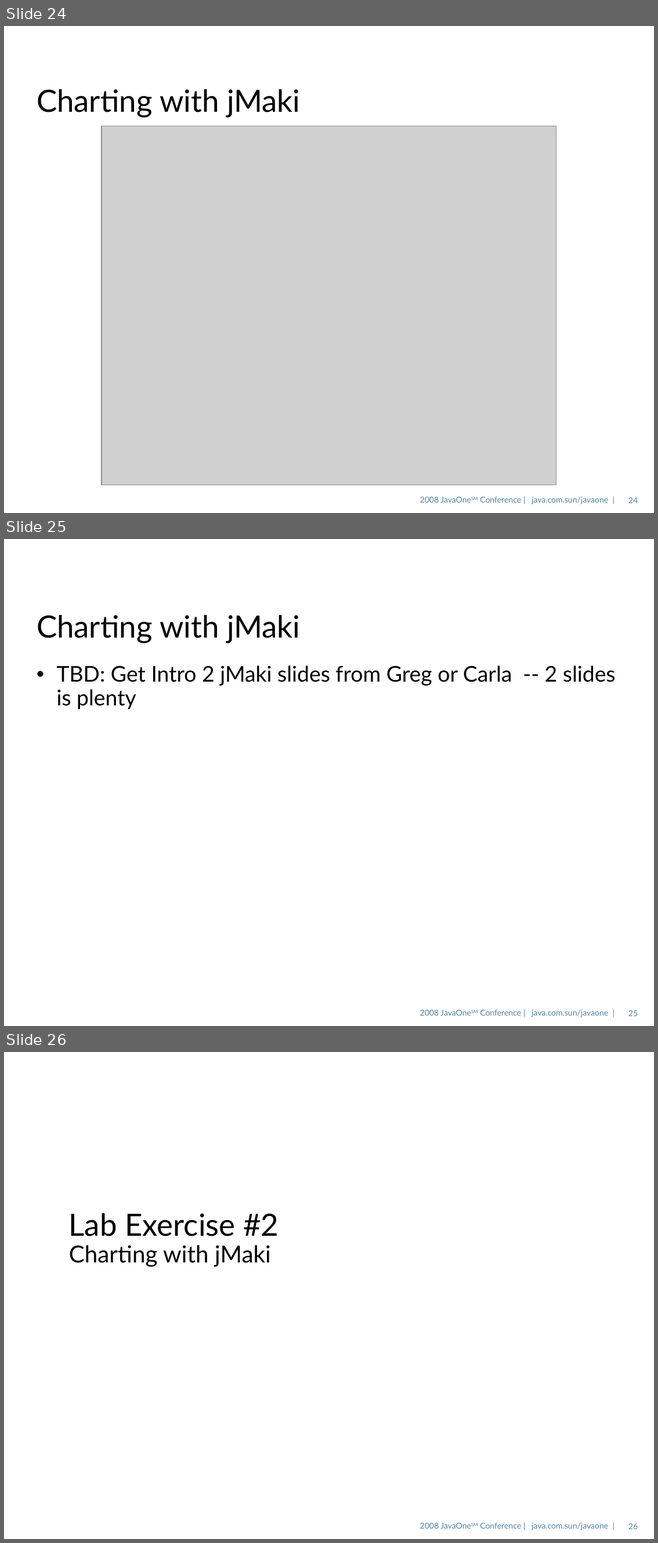
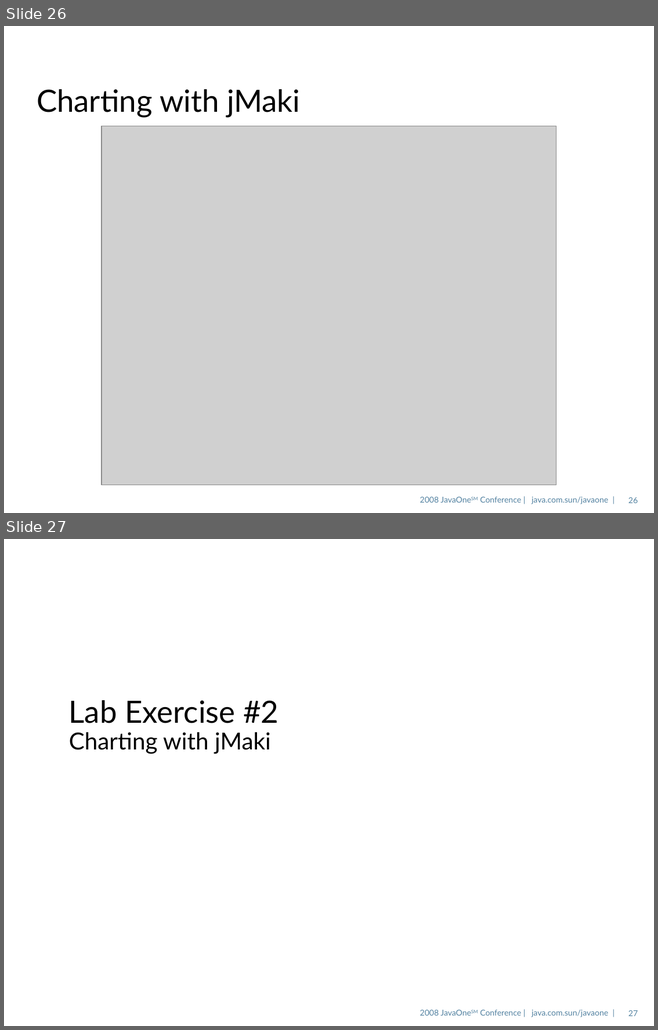
Before and after one commit to dmatej/Glassfish-SVN-Patched, a slide deck: v3/admingui/j1plugin/gfplugin/4520_gfplugin.odp. Shown one above the other, each under a label of ours: slides 24, 25 and 26 before the commit, slides 26 and 27 after it. The pictures are 658x1543 and 658x1030 pixels, drawn with LibreOffice and Linux fonts; fonts in the diff are those of the drawing; grey boxes stand for pictures; background and template pictures are left out. Boxes give left, top, right and bottom in pixels: in the first picture for what was removed or moved away, otherwise in the second. Text is boxed around its words. In the diff, an @@ line names an element or a change of style, - is before the commit and + after.

```diff
--- a/v3/admingui/j1plugin/gfplugin/4520_gfplugin.odp
+++ b/v3/admingui/j1plugin/gfplugin/4520_gfplugin.odp
@@ slide 25 removed at <box>4,539,654,1026</box>, background picture (left out); not listed: 2 template elements that a slide beside it also shows @@
@@ title removed at <box>36,615,300,643</box> @@
-Charting with jMaki
@@ text removed at <box>57,665,615,710</box> @@
-• TBD: Get Intro 2 jMaki slides from Greg or Carla -- 2 slides is plenty
@@ what was slide 24 is now slide 26 @@
@@ page number at <box>628,498,637,503</box>: text changed @@
-24
+26
@@ what was slide 26 is now slide 27 @@
@@ page number at <box>628,1011,637,1016</box>: text changed @@
-26
+27
```
Also in this commit, not shown: 16 slides changed, 2 slides added.
